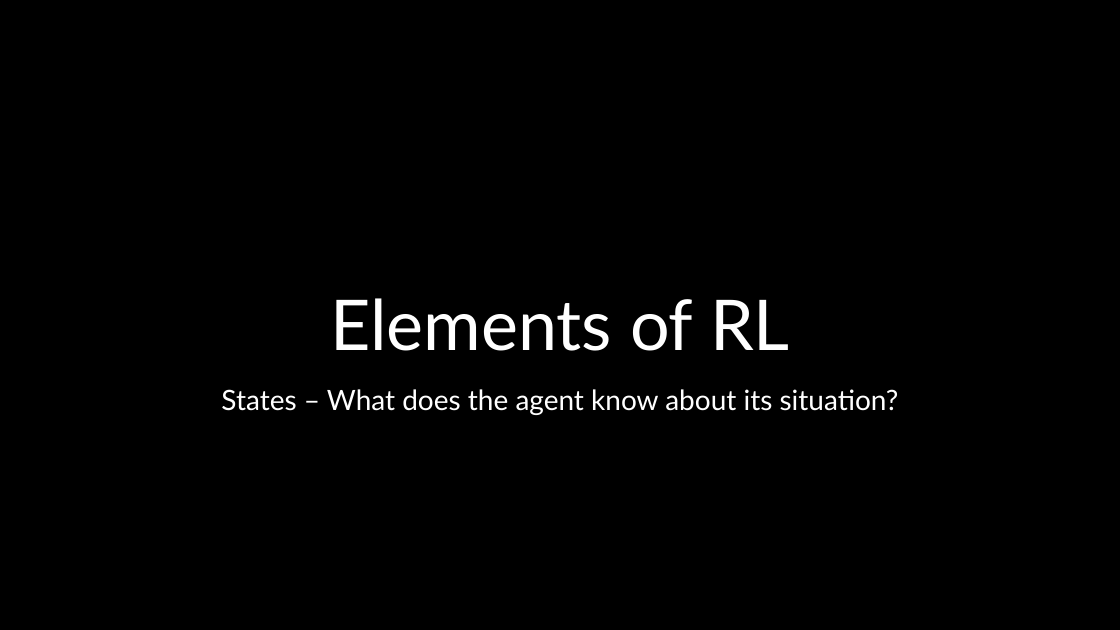
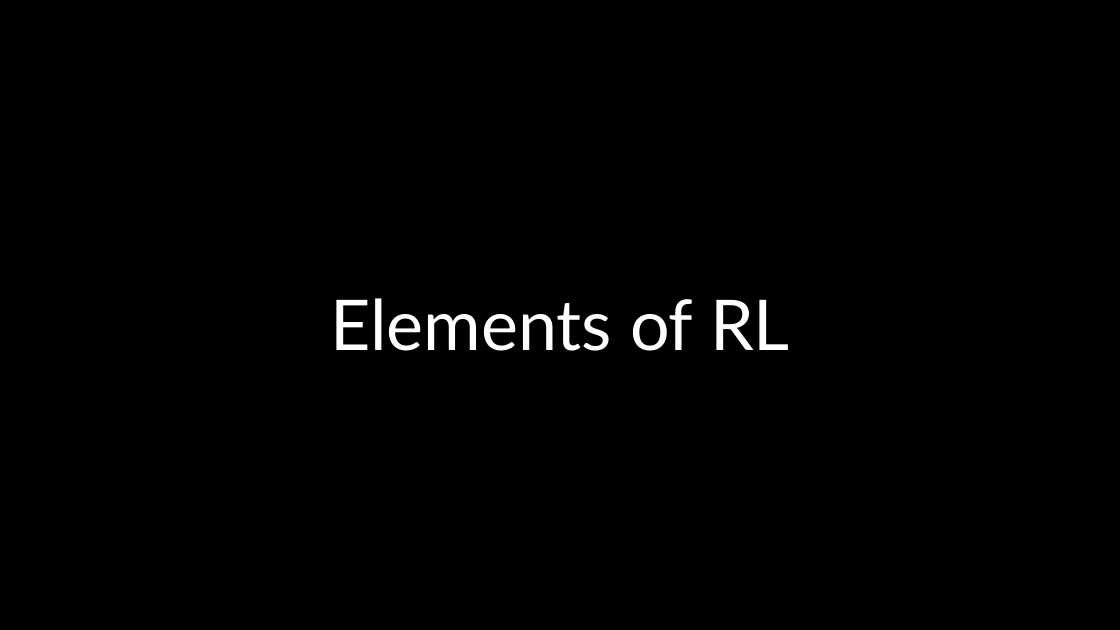
Before and after one commit to mhahsler/Introduction_to_Reinforcement_Learning, a slide deck: slide 12 of slides/Lecture_Chapter01.pptx. Drawn at 1120x630 pixels with LibreOffice and Linux fonts; fonts in the diff are those of the drawing; background and template pictures are left out. Boxes give left, top, right and bottom in pixels: in the first picture for what was removed or moved away, otherwise in the second. Text is boxed around its words. In the diff, an @@ line names an element or a change of style, - is before the commit and + after.

```diff
--- a/slides/Lecture_Chapter01.pptx
+++ b/slides/Lecture_Chapter01.pptx
@@ text removed at box(221, 389, 899, 415) @@
-States – What does the agent know about its situation?
```
Also in this commit, not shown: 8 other slides changed, 1 slide added, 2 slides removed, 21 other files.
